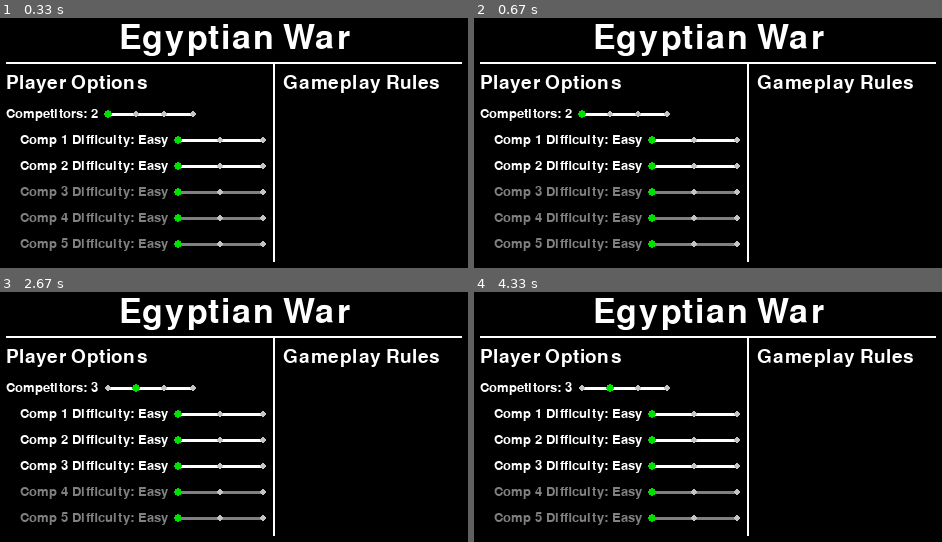
Above: before the commit, frames 1-4 (two rows, left to right).
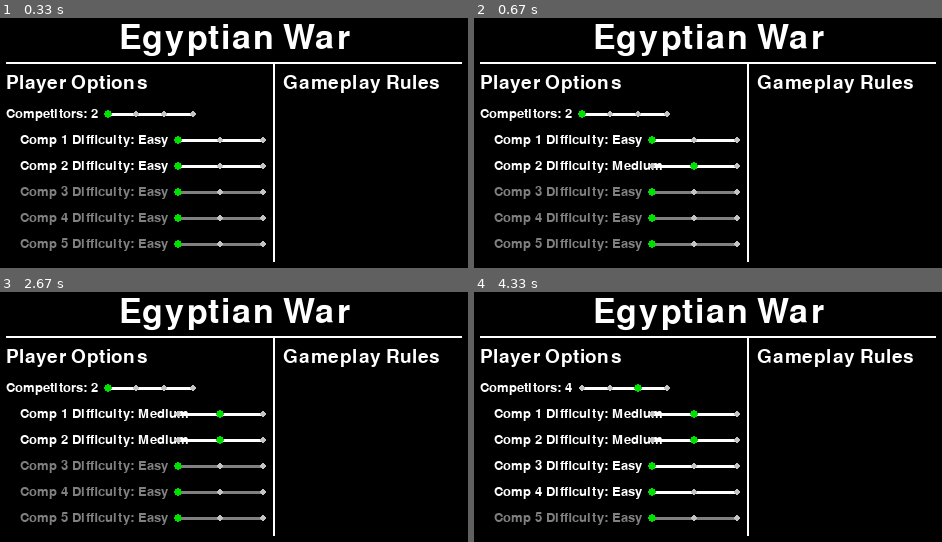
Above: after the commit, the same moments.

Repository: vposby/python
Game: pygame game, started from games/ers.py
The game is run twice, just before and just after one commit, with the same random seed, the same clock (stepped at 60 frames per second) and the same inputs.
Inputs (mouse positions are in pixels of both pictures, inside the frame that each line leads up to):
- Up to frame 1 (0.33 s): no input
- Up to frame 2 (0.67 s): click (708, 173) at 0.38 s
- Up to frame 3 (2.67 s): click (98, 387) at 0.83 s; click (140, 414) at 2.33 s
- Up to frame 4 (4.33 s): click (637, 377) at 4.3 s

Frame 1 is identical in both runs. In frame 2, 0.3% of the frame differs, in the area x 29-48%, y 57-62%; in frame 3, 1.5%, in the area x 4-56%, y 36-73%; in frame 4, 1.5%.

Commit message:
tweaked TextButton methods

Diff:
--- a/games/ers.py
+++ b/games/ers.py
@@ -33,7 +33,7 @@
 	global screen, width, height, mouseX, mouseY
 	def __init__(self,vals=[1,(1,2),{1:1,2:2}],pos=(0,0),id="Default",active=True):
 		self.vals = vals #output value as int,range of values as (min=int,max=int),list of outputs as dict
-		(min,max)=(self.vals[1][0],self.vals[1][1])
+		(min,max)=self.vals[1]
 		self.id = id + ": " + str(self.vals[2].get(self.vals[0])) #slider default caption
 		self.active = active #as boolean; allow/disallow user interactivity
 		if active == True:
@@ -59,7 +59,7 @@
 		else:
 			color = dgrey
 		caption = smallFont.render(self.id,1,color)
-		(x,y) = (self.pos[0][0],self.pos[0][1])
+		(x,y) = self.pos[0]
 		(w,h) = (self.pos[2]-self.pos[0][0]+int(width/50),caption.get_height())
 		pygame.draw.rect(screen,black,(x,y,w,h)) #set blank rect for caption, slider
 		screen.blit(caption,self.pos[0]) #draw caption
@@ -101,9 +101,8 @@
 
 class Label:
 	global screen, width, height
-	def __init__(self,x,y,color,text,font,centered=False):
-		self.x = x #as integer
-		self.y = y #as integer
+	def __init__(self,pos,color,text,font,centered=False):
+		self.pos = pos #as (x,y)
 		self.color = color #as (r,g,b)
 		self.text = text #as string
 		caption = font.render(text,1,color)
@@ -113,29 +112,31 @@
 
 	def draw(self):
 		if self.centered == False:
-			pos = (self.x,self.y)
-		else:
-			pos = self.font[1].get_rect(center=(self.x,self.y))
+			pos = self.pos
+		else:
+			pos = self.font[1].get_rect(center=(self.pos))
 		screen.blit(self.font[1],pos)
 
 class TextButton:
 	global screen, width, height
-	def __init__(self,location,size,color,caption):
-		self.location = location #as (x,y)
-		self.size = size #as (width,height)
-		self.color = color #as (r,g,b)
-		self.caption = caption #as string, \n delimiter optional
+	def __init__(self,location,caption,active=False):
+		self.caption = caption #as string
+		captionText = mediumFont.render(caption,1,white)
+		(x,y) = location
+		(w,h) = (captionText.get_width()+15,captionText.get_height()+15)
+		self.location = (x,y,w,h) #as (x,y)
+		self.active = active #as boolean
 
 	def draw(self):
-		(x,y,w,h) = (self.location[0],self.location[1],self.size[0],self.size[1])
-		pygame.draw.rect(screen,self.color,(x,y,w,h))
-		items = self.caption.split("\n")
-		for ind,item in enumerate(items):
-			captionText = mediumFont.render(item,1,white)
-			if len(items) == 1: yMod = h/2
-			else: yMod = (ind+2)*h/(2.5*len(items))
-			captionPos = captionText.get_rect(center=(x+(w/2),y+int(yMod)))
-			screen.blit(captionText,captionPos)
+		(x,y,w,h) = self.location
+		captionText = mediumFont.render(self.caption,1,white)
+		captionPos = captionText.get_rect(center=(x+(w/2),y+(h/2)))
+		if self.active == True:
+			color = lgrey
+		else:
+			color = dgrey
+		pygame.draw.rect(screen,color,(x,y,w,h))
+		screen.blit(captionText,captionPos)
 
 	def click(self):
 		if self.caption == "New Game":
@@ -191,9 +192,9 @@
 			#END DIALOG BOX CODE
 
 #Lobby Screen Items
-lblTitle = Label(width/2,height/10,white,"Egyptian War",largeFont,True)
-newY = lblTitle.y+(lblTitle.font[2]/2)+(height/20)
-lblPlayer = Label(width/18,newY,white,"Player Options",mediumFont,False)
+lblTitle = Label((width/2,height/10),white,"Egyptian War",largeFont,True)
+newY = lblTitle.pos[1]+(lblTitle.font[2]/2)+(height/20)
+lblPlayer = Label((width/18,newY),white,"Player Options",mediumFont,False)
 
 #slider dictionaries
 dictCount = {
@@ -210,11 +211,11 @@
 }
 
 #slider creation
-newY = lblPlayer.y+lblPlayer.font[2]+(height/25)
+newY = lblPlayer.pos[1]+lblPlayer.font[2]+(height/25)
 countVals = [2,(2,5),dictCount]
 countPos = (width/18,newY)
 countID = "Competitors"
-sldrCount = Slider(countVals,countPos,countID,True)
+sldrCount = Slider(countVals,countPos,countID,True) #competitor slider
 countHeight = int((sldrCount.pos[3]-sldrCount.pos[0][1])*2)
 countBottom = int(sldrCount.pos[0][1])
 yMod = countHeight+int(height/25)
@@ -227,15 +228,17 @@
 		diffActive = True
 	else:
 		diffActive = False
-	sldrDiff = Slider(diffVals,diffPos,diffID,diffActive)
+	sldrDiff = Slider(diffVals,diffPos,diffID,diffActive) #computer difficulty slider
 	diffs.append(sldrDiff)
 
 #checkbox creation
 newX = diffs[len(diffs)-1].pos[2]+(width/25)
-newY = lblTitle.y+(lblTitle.font[2]/2)+(height/20)
-lblRules = Label(newX,newY,white,"Gameplay Rules",mediumFont,False)
+newY = lblTitle.pos[1]+(lblTitle.font[2]/2)+(height/20)
+lblRules = Label((newX,newY),white,"Gameplay Rules",mediumFont,False)
 
 #button creation
+ng = TextButton((0,0),"New Game",True) #new game
+cg = TextButton((0,0),"Continue Game",False) #continue game
 
 #Game Screen items
 playPause = PlayPause((17*width/20,height/20),width/11,red) #game screen
@@ -246,7 +249,7 @@
 		#render order (comment placeholders)
 		lblTitle.draw() #game title
 		lblPlayer.draw() #player options label
-		oldY = lblTitle.y+(lblTitle.font[2]/5)+(height/20)
+		oldY = lblTitle.pos[1]+(lblTitle.font[2]/5)+(height/20)
 		pygame.draw.line(screen,white,(width/18,oldY),(17*width/18,oldY),2)
 		sldrCount.draw() #competitor count slider
 		for diff in diffs:
@@ -348,10 +351,10 @@
 			sys.exit()
 		elif event.type == pygame.MOUSEBUTTONDOWN and event.button == 1:
 			if scrName == 'Lobby': #all clickable objects in Lobby
-				if mouseY>sldrCount.pos[0][1] \
-				and mouseY<sldrCount.pos[0][1]+sldrCount.pos[3] \
+				if mouseY>sldrCount.pos[3]-15 \
+				and mouseY<sldrCount.pos[3]+15 \
 				and mouseX>sldrCount.pos[0][0] \
-				and mouseX<sldrCount.pos[2]: #no else
+				and mouseX<sldrCount.pos[2]:
 					sldrCount.click()
 					for ind,diff in enumerate(diffs):
 						if ind < sldrCount.vals[0]:
@@ -359,6 +362,14 @@
 						else:
 							diff.active = False
 						diff.draw()
+				for ind,diff in enumerate(diffs):
+					if diff.active == True \
+					and mouseY>diff.pos[3]-15 \
+					and mouseY<diff.pos[3]+15 \
+					and mouseX>diff.pos[0][0] \
+					and mouseX<diff.pos[2]:
+						diff.click()
+
 
 	#PRESERVE GAMEPLAY CODE BELOW
 	"""
